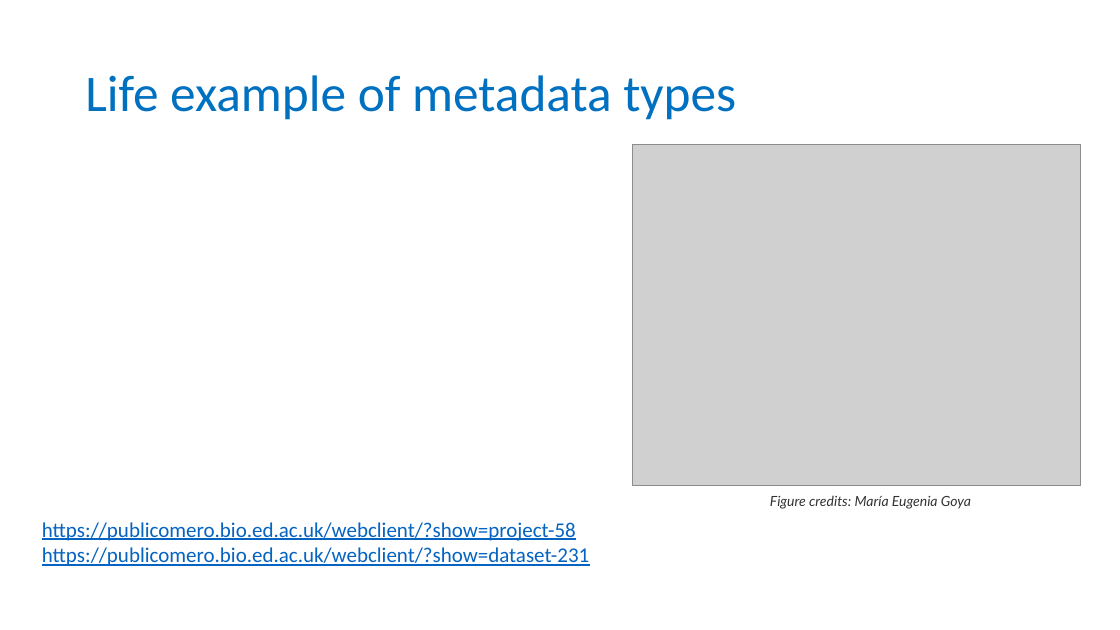
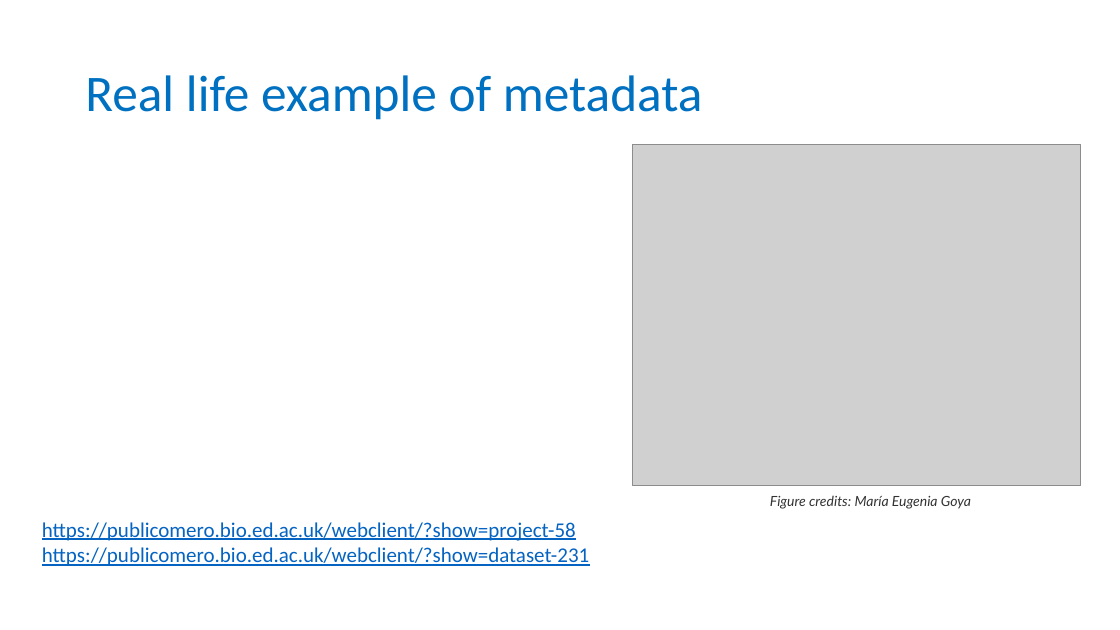
Before and after one commit to tobyhodges/solid-waddle, a slide deck: slide 4 of instructors/04-intro-to-metadata_v2.0.pptx. Drawn at 1120x630 pixels with LibreOffice and Linux fonts; fonts in the diff are those of the drawing; grey boxes stand for pictures; background and template pictures are left out. Boxes give left, top, right and bottom in pixels: in the first picture for what was removed or moved away, otherwise in the second. Text is boxed around its words. In the diff, an @@ line names an element or a change of style, - is before the commit and + after.

```diff
--- a/instructors/04-intro-to-metadata_v2.0.pptx
+++ b/instructors/04-intro-to-metadata_v2.0.pptx
@@ title at box(85, 75, 703, 120): text changed @@
-Life example of metadata types
+Real life example of metadata
```
Also in this commit, not shown: 1 other slide changed, 5 slides added, 1 other file.
